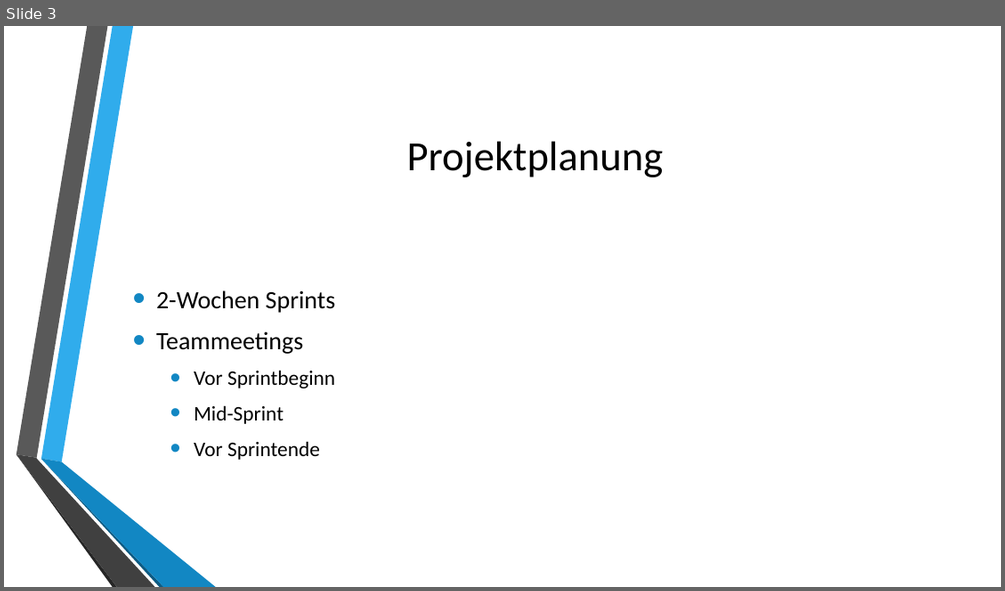
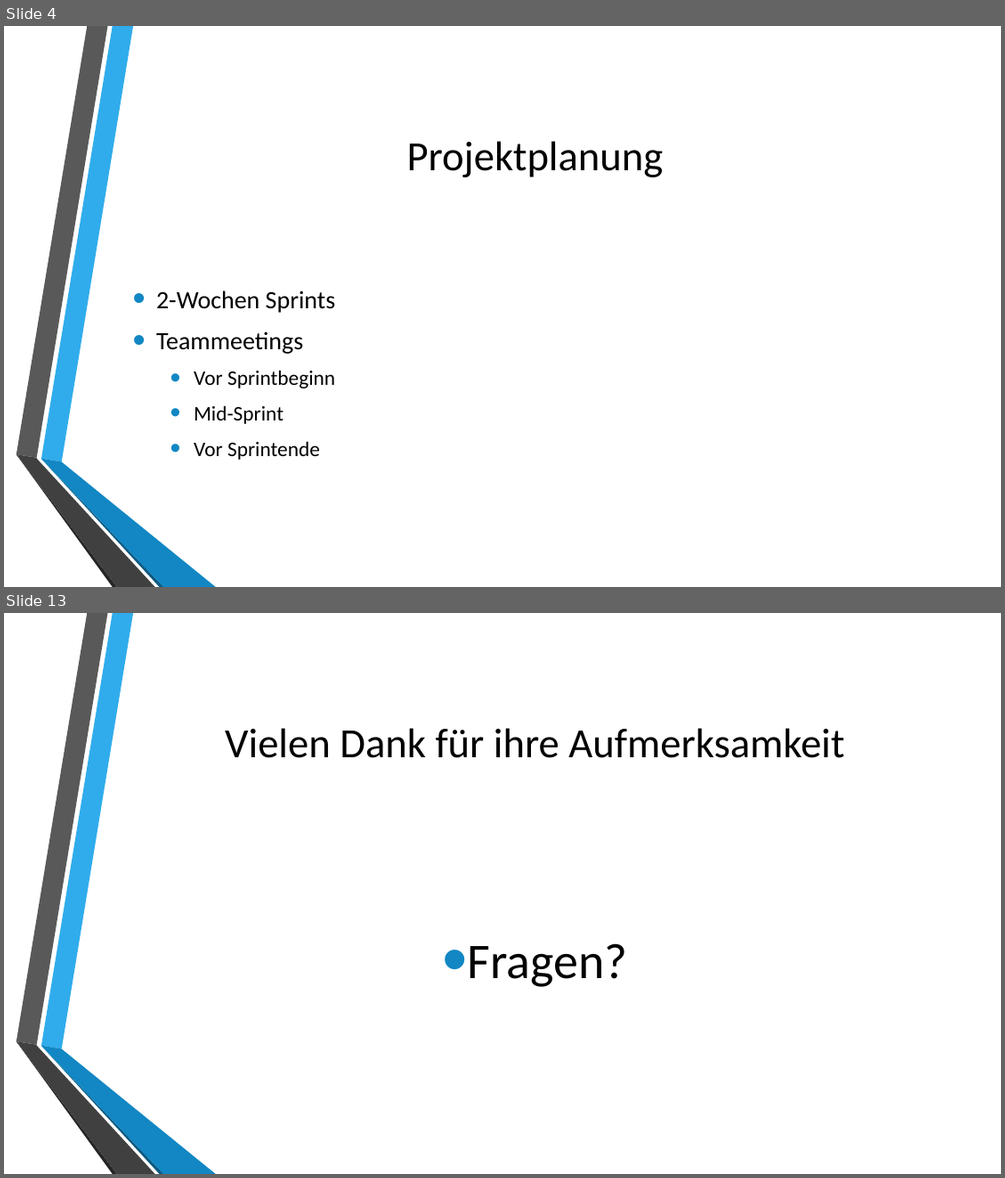
Before and after one commit to sascha202295/unityunit, a slide deck: Präsentation/Präsentation_UnityUnit.pptx. Shown one above the other, each under a label of ours: slide 3 before the commit, slides 4 and 13 after it; the slides between them are not shown. The pictures are 1005x591 and 1005x1178 pixels, drawn with LibreOffice and Linux fonts; fonts in the diff are those of the drawing; background and template pictures are left out. Boxes give left, top, right and bottom in pixels: in the first picture for what was removed or moved away, otherwise in the second. Text is boxed around its words. In the diff, an @@ line names an element or a change of style, - is before the commit and + after.

```diff
--- a/Präsentation/Präsentation_UnityUnit.pptx
+++ b/Präsentation/Präsentation_UnityUnit.pptx
@@ slide 13 added at (x1=4, y1=613, x2=1001, y2=1174), background picture (left out); not listed: 6 template elements that a slide beside it also shows @@
@@ title added at (x1=225, y1=728, x2=844, y2=758), 40 pt, text #000000 @@
+Vielen Dank für ihre Aufmerksamkeit
@@ text added at (x1=468, y1=943, x2=628, y2=987), 48 pt, text #000000 @@
+• Fragen?
@@ what was slide 3 is now slide 4 @@
```
Also in this commit, not shown: 3 slides changed, 7 other slides added, 1 slide removed.
